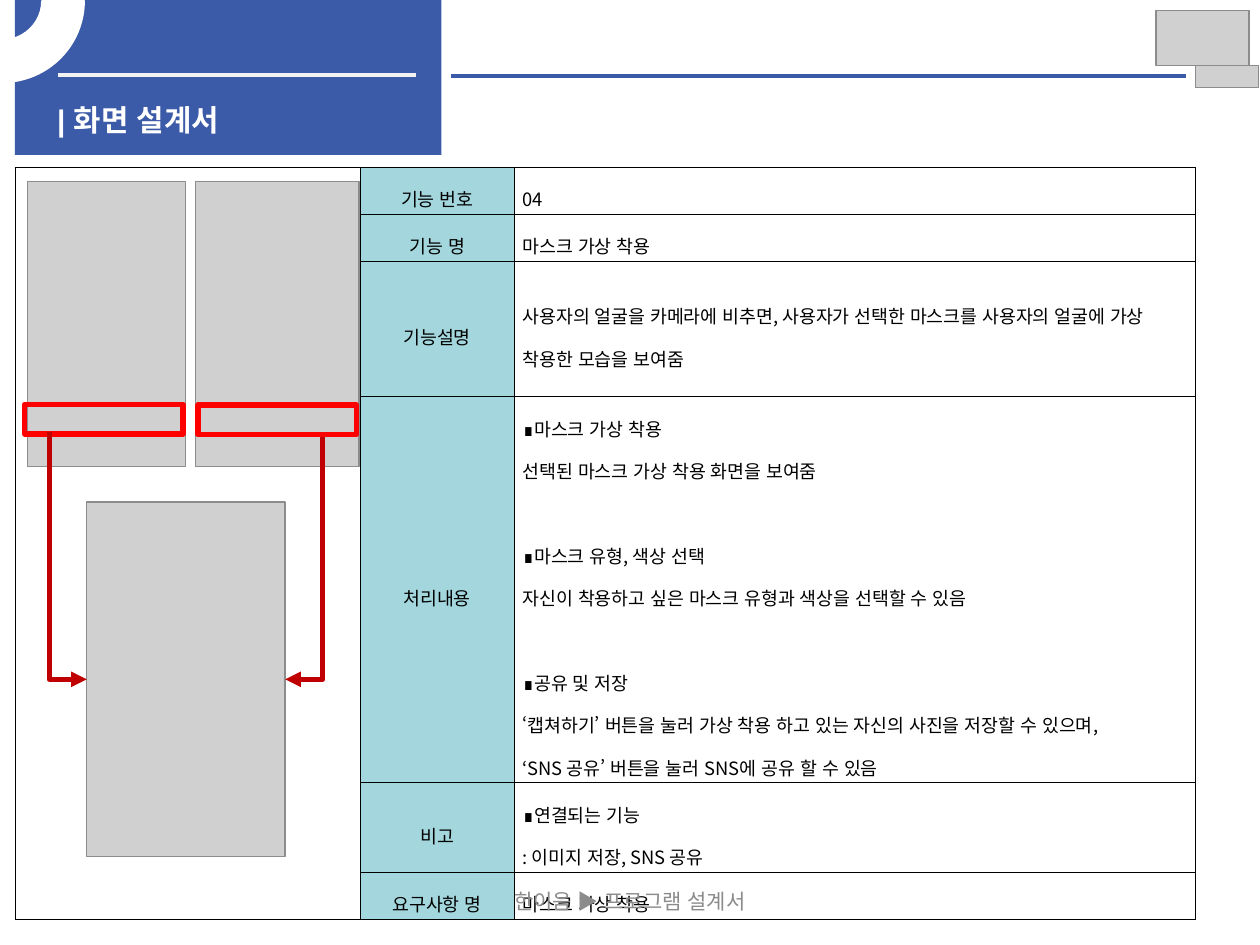
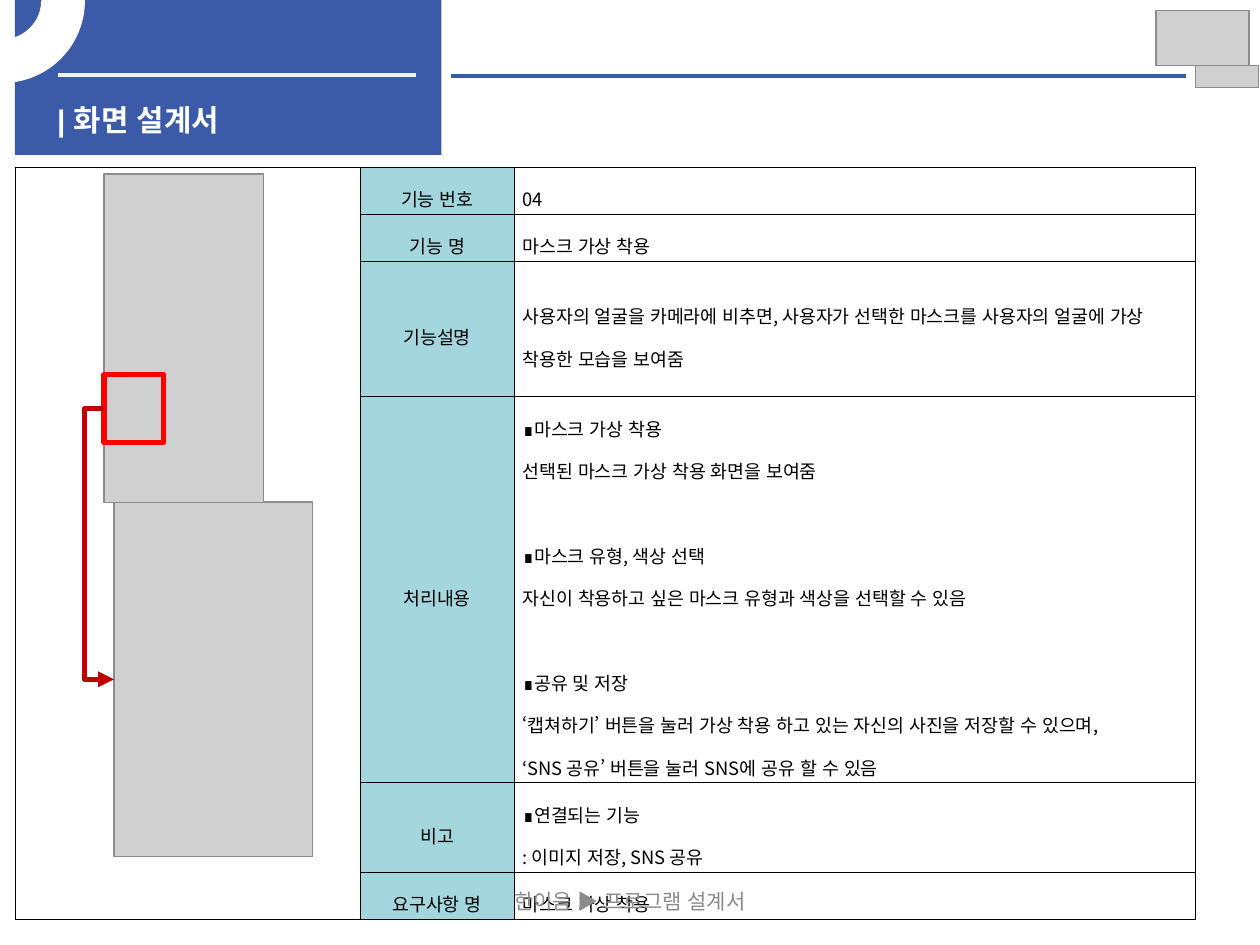
Before and after one commit to longBright/Hanium_Prj, a slide deck: slide 13 of 01_Documents/01_보고서/05_개발보고(2차)/SW개발_HW제작설계서_일반_2차초안.pptx. Drawn at 1260x945 pixels with LibreOffice and Linux fonts; fonts in the diff are those of the drawing; grey boxes stand for pictures. Boxes give left, top, right and bottom in pixels: in the first picture for what was removed or moved away, otherwise in the second. Text is boxed around its words. In the diff, an @@ line names an element or a change of style, - is before the commit and + after.

```diff
--- a/01_Documents/01_보고서/05_개발보고(2차)/SW개발_HW제작설계서_일반_2차초안.pptx
+++ b/01_Documents/01_보고서/05_개발보고(2차)/SW개발_HW제작설계서_일반_2차초안.pptx
@@ picture added at [105,174,263,503] @@
@@ picture removed at [28,181,186,467] @@
@@ picture removed at [195,181,359,467] @@
@@ rectangle: place and size @@
-rectangle at [25,404,184,435]
+rectangle at [105,374,164,442]
@@ elbow arrow moved from (49, 432) - (87, 679) to (105, 408) - (115, 679) @@
@@ rectangle removed at [198,404,357,435] @@
@@ elbow arrow removed from (323, 432) to (285, 679) @@
@@ picture: place and size @@
-picture at [87,501,285,857]
+picture at [115,501,312,857]
```
Also in this commit, not shown: 8 other slides changed.
